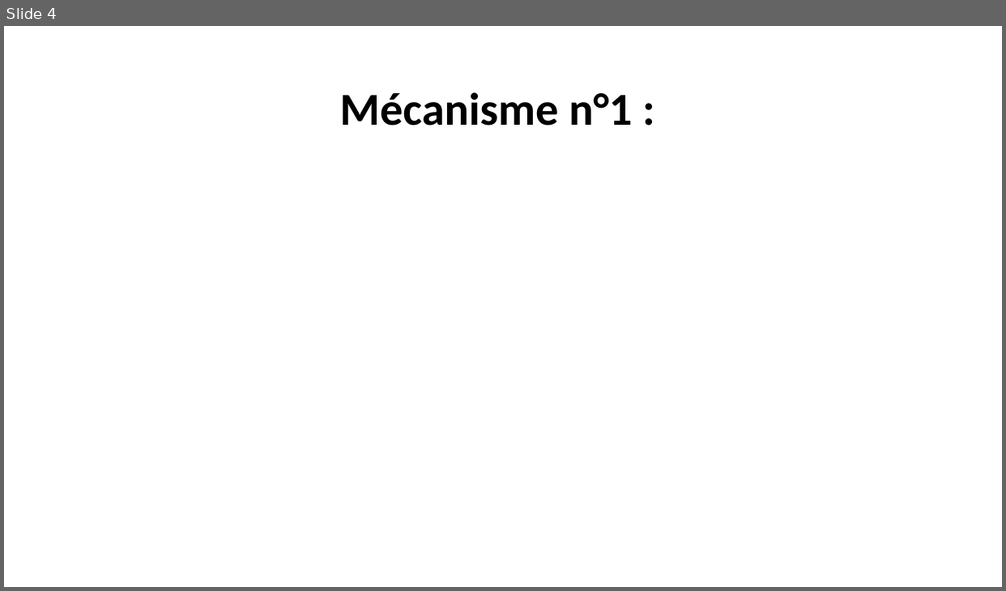
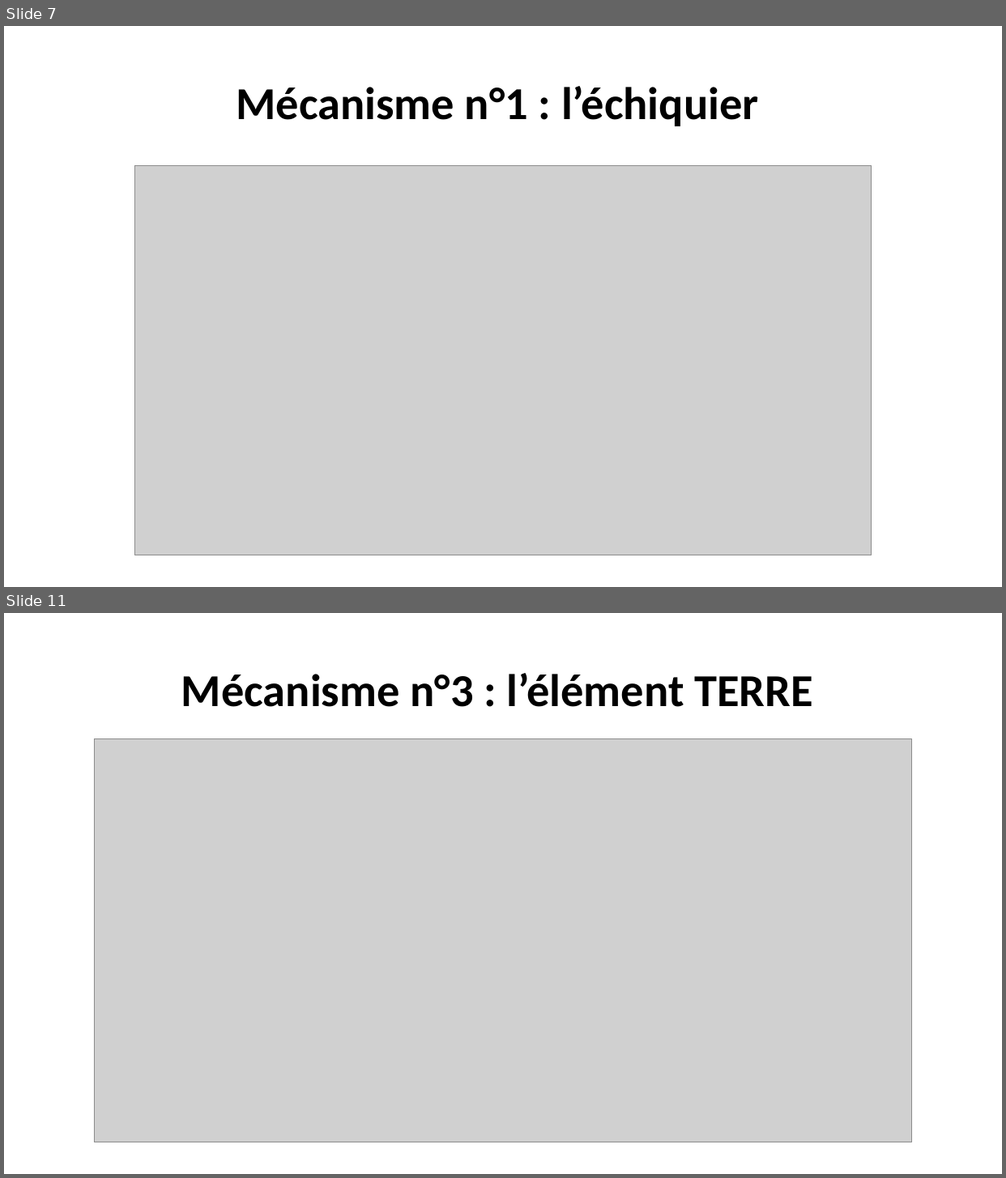
Before and after one commit to corentin-breny/Systeme_Escape_Game_13emePorte, a slide deck: Etudiants/Joshua/PremièreRevueDeProjet.pptx. Shown one above the other, each under a label of ours: slide 4 before the commit, slides 7 and 11 after it; the slides between them are not shown. The pictures are 1006x591 and 1006x1178 pixels, drawn with LibreOffice and Linux fonts; fonts in the diff are those of the drawing; grey boxes stand for pictures; background and template pictures are left out. Boxes give left, top, right and bottom in pixels: in the first picture for what was removed or moved away, otherwise in the second. Text is boxed around its words. In the diff, an @@ line names an element or a change of style, - is before the commit and + after.

```diff
--- a/Etudiants/Joshua/PremièreRevueDeProjet.pptx
+++ b/Etudiants/Joshua/PremièreRevueDeProjet.pptx
@@ slide 11 added at box(4, 613, 1002, 1174), background picture (left out) @@
@@ title added at box(181, 673, 812, 707), 44 pt, text #000000, bold @@
+Mécanisme n°3 : l’élément TERRE
@@ picture added at box(94, 739, 912, 1143) @@
@@ what was slide 4 is now slide 7 @@
@@ slide 7 changed as well @@
@@ text at box(236, 86, 759, 126): text changed @@
-Mécanisme n°1 :
+Mécanisme n°1 : l’échiquier
@@ picture added at box(134, 165, 871, 555) @@
```
Also in this commit, not shown: 2 other slides changed, 10 other slides added, 1 slide removed, 2 other files.
